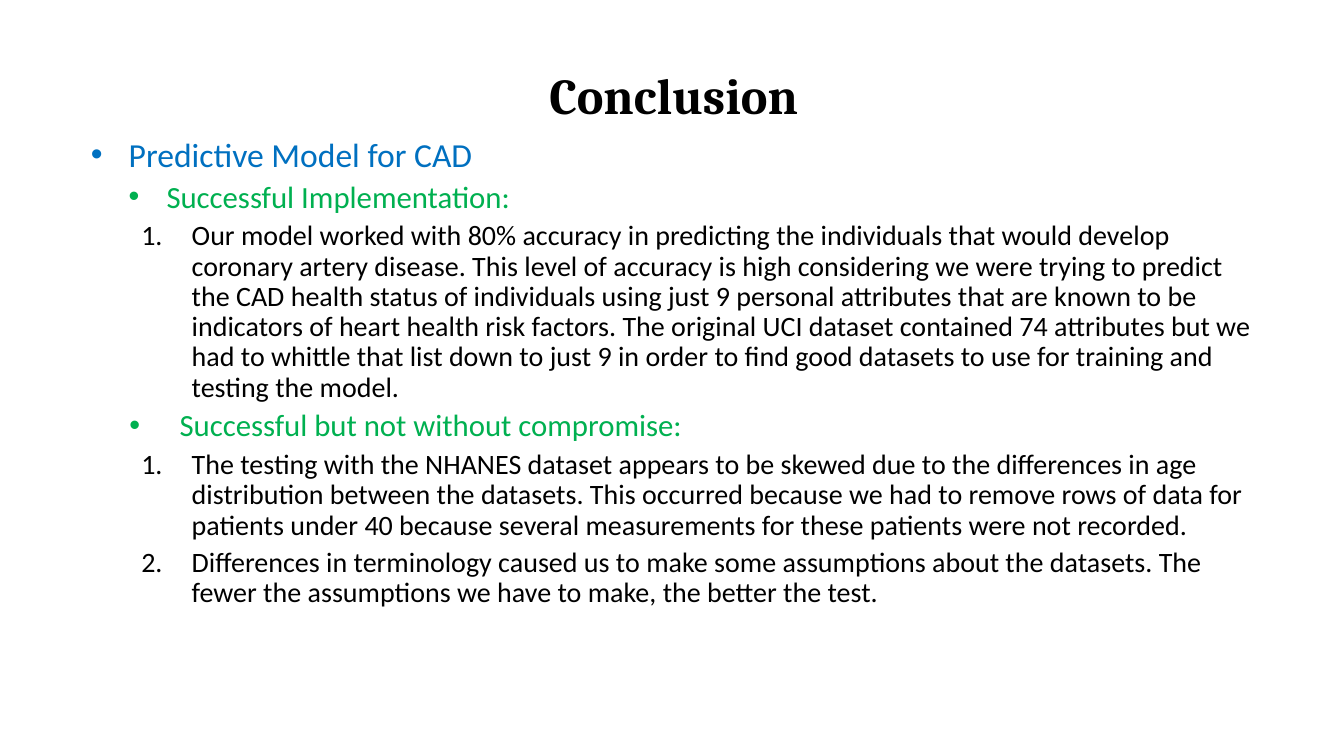
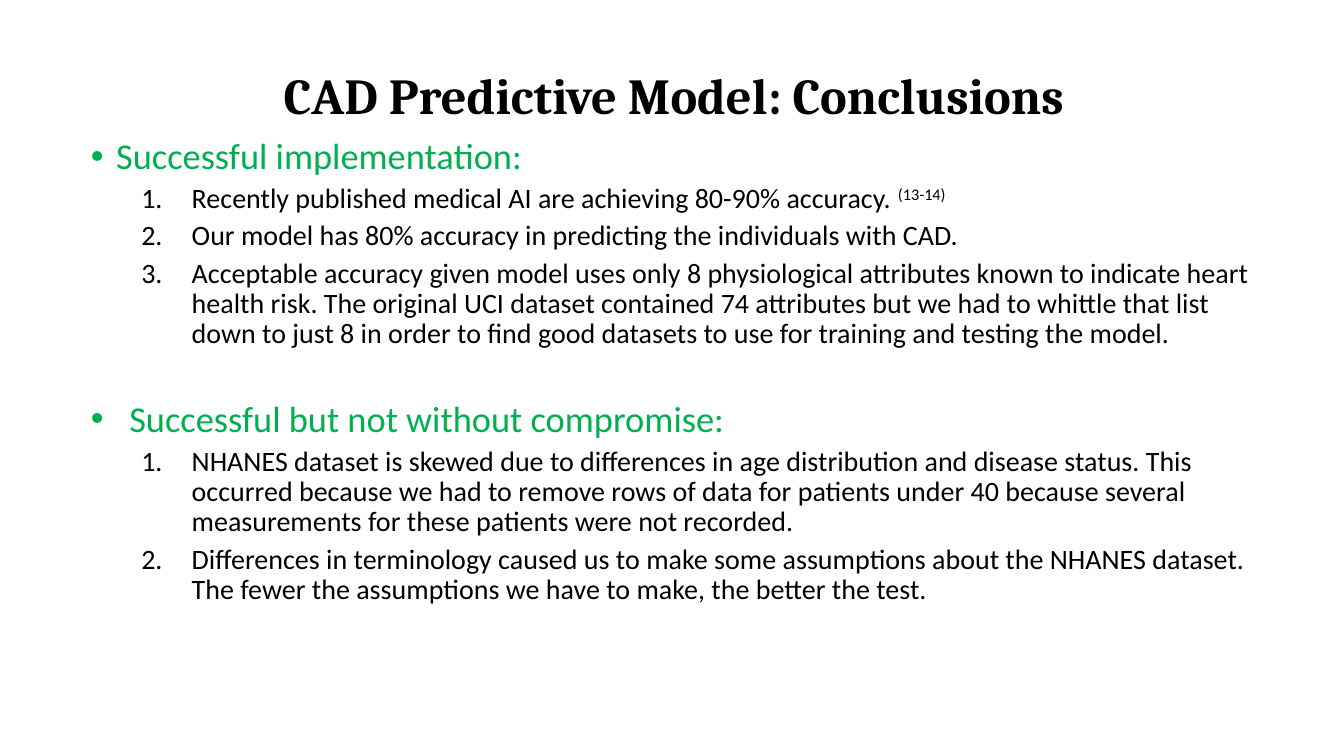
Before and after one commit to Ophelia82/Heart-Disease-Predictive-Model, a slide deck: slide 18 of Heart Disease Presentation.pptx (slide 21 before the commit). Drawn at 1344x756 pixels with LibreOffice and Linux fonts; fonts in the diff are those of the drawing. Boxes give left, top, right and bottom in pixels: in the first picture for what was removed or moved away, otherwise in the second. Text is boxed around its words. In the diff, an @@ line names an element or a change of style, - is before the commit and + after.

```diff
--- a/Heart Disease Presentation.pptx
+++ b/Heart Disease Presentation.pptx
@@ title at bbox=[284, 79, 1064, 115]: text changed @@
-Conclusion
+CAD Predictive Model: Conclusions
@@ subtitle at bbox=[116, 143, 1248, 348]: text changed @@
-• Predictive Model for CAD
-  • Successful Implementation:
-  1. Our model worked with 80% accuracy in predicting the individuals that would develop coronary artery disease. This level of accuracy is high considering we were trying to predict the CAD health status of individuals using just 9 personal attributes that are known to be indicators of heart health risk factors. The original UCI dataset contained 74 attributes but we had to whittle that list down to just 9 in order to find good datasets to use for training and testing the model.
+• Successful implementation:
+  1. Recently published medical AI are achieving 80-90% accuracy. (13-14)
+  2. Our model has 80% accuracy in predicting the individuals with CAD.
+  3. Acceptable accuracy given model uses only 8 physiological attributes known to indicate heart health risk. The original UCI dataset contained 74 attributes but we had to whittle that list down to just 8 in order to find good datasets to use for training and testing the model.
@@ subtitle at bbox=[129, 406, 724, 438]: size 22 to 26 pt in "Successful but not without compromise:"; list level 2 to 1 in "Successful but not without compromise:" @@
@@ subtitle at bbox=[192, 451, 1244, 604]: text changed @@
-  1. The testing with the NHANES dataset appears to be skewed due to the differences in age distribution between the datasets. This occurred because we had to remove rows of data for patients under 40 because several measurements for these patients were not recorded.
-  2. Differences in terminology caused us to make some assumptions about the datasets. The fewer the assumptions we have to make, the better the test.
+  1. NHANES dataset is skewed due to differences in age distribution and disease status. This occurred because we had to remove rows of data for patients under 40 because several measurements for these patients were not recorded.
+  2. Differences in terminology caused us to make some assumptions about the NHANES dataset. The fewer the assumptions we have to make, the better the test.
```
Also in this commit, not shown: 12 other slides changed, 4 slides added, 5 slides removed.
